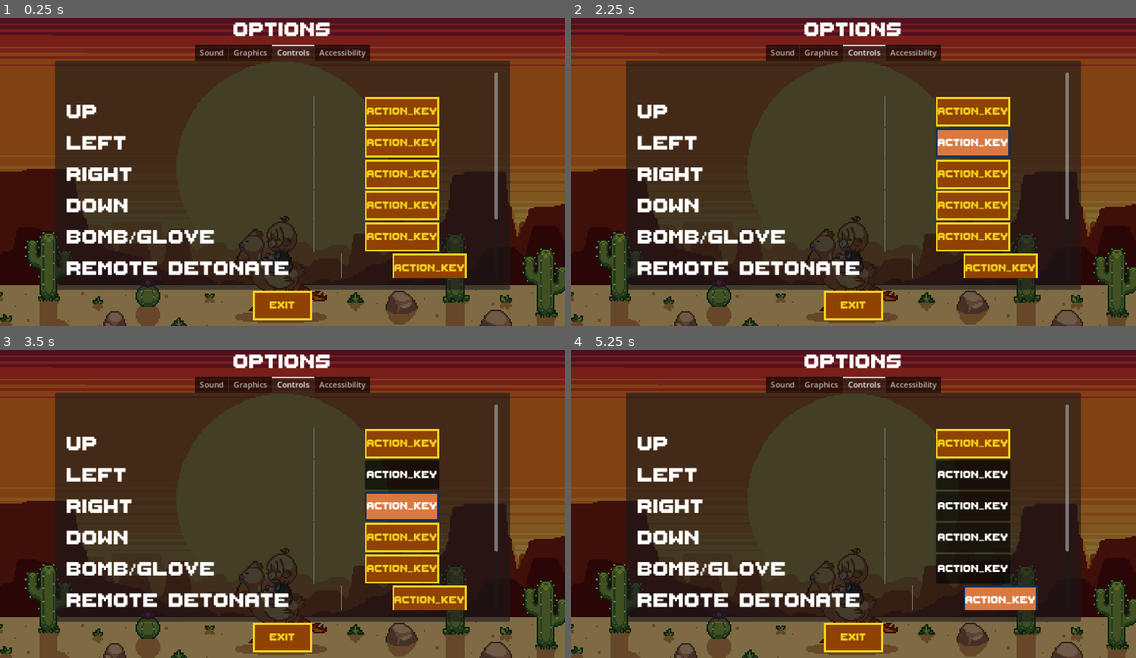
Above: before the commit, frames 1-4 (two rows, left to right).
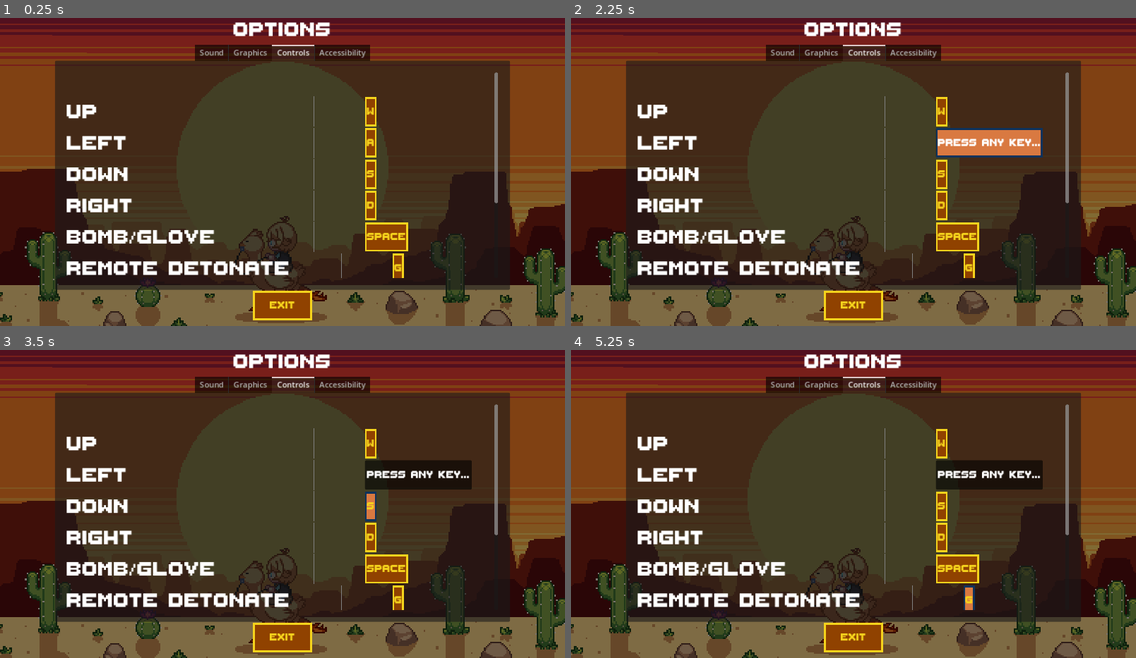
Above: after the commit, the same moments.

Repository: Dragoon-Project-Squad/bomberbird
Game: Godot game, scene res://scenes/options_menu/options_menu.tscn
Two runs of this game, one before a commit and one after it. Both use one fixed random seed, a clock stepped at 60 frames per second and the inputs below. This scene is started directly instead of the project's main scene. Sound files missing from this copy of the repository are replaced by a short silence.
Inputs (mouse positions are in pixels of both pictures, inside the frame that each line leads up to):
- Up to frame 1 (0.25 s): no input
- Up to frame 2 (2.25 s): click (943, 110) at 0.5 s, where only the run after the commit has a clickable "W"; click (989, 110) at 1.25 s, where only the run after the commit has a clickable "Press any key..."; click (943, 144) at 2 s, where only the run after the commit has a clickable "A"
- Up to frame 3 (3.5 s): click (372, 507) at 2.75 s, where only the run after the commit has a clickable "S"
- Up to frame 4 (5.25 s): click (943, 537) at 3.5 s, where only the run after the commit has a clickable "D"; click (955, 568) at 4.25 s, where only the run after the commit has a clickable "Space"; click (966, 599) at 5 s, where only the run after the commit has a clickable "G"

The runs differ from the first frame. In frame 1, 6.5% of the frame differs, in the area x 12-89%, y 25-85%; in frame 2, 6.2%; in frame 3, 6.2%; in frame 4, 7.0%.

Commit message:
reinput menu completed

Diff:
--- a/project.godot
+++ b/project.godot
@@ -84,8 +84,8 @@
 }
 punch_action={
 "deadzone": 0.5,
-"events": [Object(InputEventJoypadButton,"resource_local_to_scene":false,"resource_name":"","device":-1,"button_index":3,"pressure":0.0,"pressed":false,"script":null)
-, Object(InputEventKey,"resource_local_to_scene":false,"resource_name":"","device":-1,"window_id":0,"alt_pressed":false,"shift_pressed":false,"ctrl_pressed":false,"meta_pressed":false,"pressed":false,"keycode":0,"physical_keycode":69,"key_label":0,"unicode":101,"location":0,"echo":false,"script":null)
+"events": [Object(InputEventKey,"resource_local_to_scene":false,"resource_name":"","device":-1,"window_id":0,"alt_pressed":false,"shift_pressed":false,"ctrl_pressed":false,"meta_pressed":false,"pressed":false,"keycode":0,"physical_keycode":69,"key_label":0,"unicode":101,"location":0,"echo":false,"script":null)
+, Object(InputEventJoypadButton,"resource_local_to_scene":false,"resource_name":"","device":-1,"button_index":3,"pressure":0.0,"pressed":false,"script":null)
 ]
 }
 secondary_action={
--- a/scenes/options_menu/hotkey_rebind_button.gd
+++ b/scenes/options_menu/hotkey_rebind_button.gd
@@ -36,4 +36,35 @@
 
 func set_text_for_key() -> void:
 	var action_events = InputMap.action_get_events(action_name)
-	print(action_events)
+	var action_event = action_events[0]
+	var action_keycode = OS.get_keycode_string(action_event.physical_keycode)
+
+	button.text = "%s" % action_keycode
+
+func _on_button_toggled(toggled_on: bool) -> void:
+	if toggled_on:
+		button.text = "Press any key..."
+		set_process_unhandled_key_input(toggled_on)
+
+		for i in get_tree().get_nodes_in_group("hotkey_button"):
+			if i.action_name != self.action_name:
+				i.button.toggle_mode = false
+				i.set_process_unhandled_key_input(false)
+	else:
+		for i in get_tree().get_nodes_in_group("hotkey_button"):
+			if i.action_name != self.action_name:
+				i.button.toggle_mode = true
+				i.set_process_unhandled_key_input(false)
+
+		set_text_for_key()
+
+func _unhandled_key_input(event: InputEvent) -> void:
+	rebind_action_key(event)
+	button.button_pressed = false
+
+func rebind_action_key(event) -> void:
+	InputMap.action_erase_events(action_name)
+	InputMap.action_add_event(action_name, event)
+	set_process_unhandled_key_input(false)
+	set_text_for_key()
+	set_action_name()
--- a/scenes/options_menu/hotkey_rebind_button.tscn
+++ b/scenes/options_menu/hotkey_rebind_button.tscn
@@ -3,7 +3,7 @@
 [ext_resource type="Theme" uid="uid://m30a0nncwbm0" path="res://assets/styles/options_menu.tres" id="1_o185f"]
 [ext_resource type="Script" path="res://scenes/options_menu/hotkey_rebind_button.gd" id="1_uqigf"]
 
-[node name="Hotkey_Rebind_Button" type="Control"]
+[node name="Hotkey_Rebind_Button" type="Control" groups=["hotkey_button"]]
 layout_mode = 3
 anchors_preset = 15
 anchor_right = 1.0
@@ -40,3 +40,5 @@
 layout_mode = 2
 toggle_mode = true
 text = "ACTION_KEY"
+
+[connection signal="toggled" from="HBoxContainer/Button" to="." method="_on_button_toggled"]
--- a/scenes/options_menu/settings_tab_container.tscn
+++ b/scenes/options_menu/settings_tab_container.tscn
@@ -203,7 +203,6 @@
 action_name = "pause"
 
 [node name="HSeparator2" type="HSeparator" parent="TabContainer/Controls/MarginContainer/ScrollContainer/VBoxContainer"]
-visible = false
 layout_mode = 2
 theme_override_constants/separation = 12
 theme_override_styles/separator = SubResource("StyleBoxEmpty_xs6b0")
Not shown: 1 places in scenes/main_menu.tscn that only renumber resources
Not shown: 1 places in scenes/options_menu/settings_tab_container.tscn that only renumber resources
